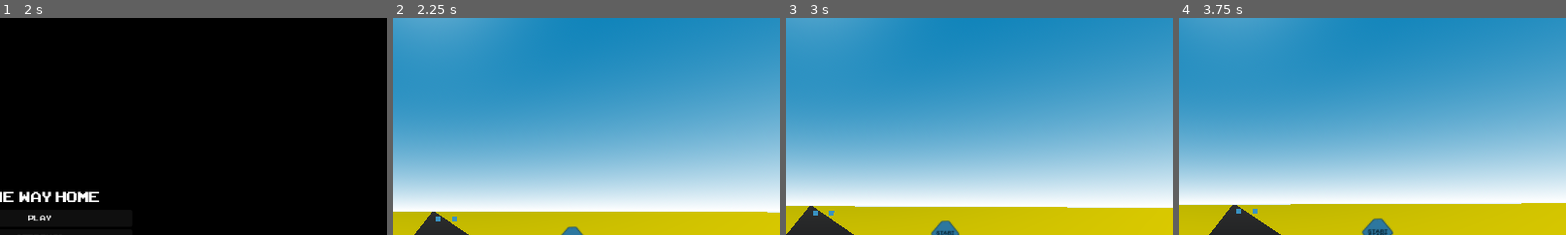
Above: before the commit, frames 1-4 (left to right).
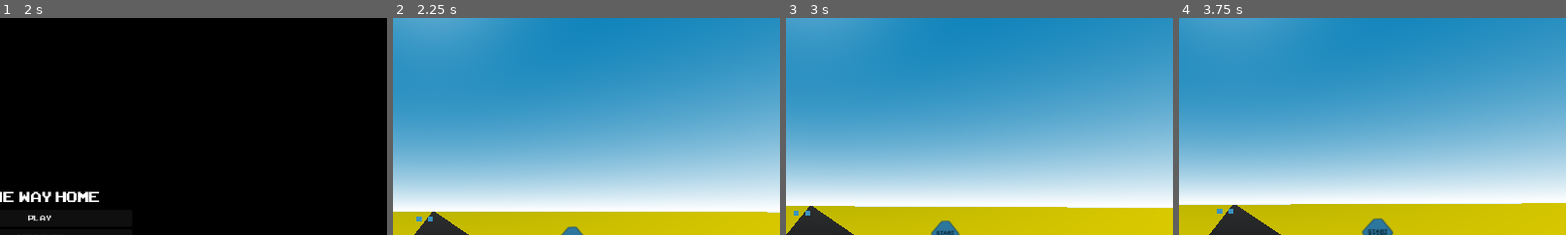
Above: after the commit, the same moments.

Repository: VHSDIR/thewayhome
Game: Godot game, scene res://scenes/menu/main_menu.tscn
The game is run twice, just before and just after one commit, with the same random seed, the same clock (stepped at 60 frames per second) and the same inputs.
Inputs (mouse positions are % of the whole screen's width and height, from its top left):
- Up to frame 1 (2 s): click "Settings" at 0.5 s; click "Go Back" at 1.25 s
- Up to frame 2 (2.25 s): click "Play" at 2 s
- Up to frame 3 (3 s): tap Enter at 2.75 s; move the mouse to (55, 50) at 2.77 s; hold D (rotate_right) from 2.78 s (still down); tap Space (horn_pressed) at 2.85 s
- Up to frame 4 (3.75 s): tap Space (horn_pressed) at 3.5 s; move the mouse to (45, 50) at 3.52 s; release D (rotate_right) at 3.53 s; hold S (move_back) from 3.53 s (still down); tap W (move_front) at 3.6 s
The pictures show only the part of the screen within x 45-95%, y 0-50%; the shares and areas given below are measured in that part.

Frame 1 is identical in both runs. In frame 2, 0.1% of the frame differs, in the area x 6-17%, y 91-94%; in frame 3, 0.1%; in frame 4, 0.1%.

Commit message:
.

Diff:
--- a/src/project.godot
+++ b/src/project.godot
@@ -35,7 +35,7 @@
 
 [gui]
 
-theme/custom="res://assets/theme/theme.tres"
+theme/custom="res://assets/resource/theme.tres"
 theme/custom_font="res://assets/font/ARCADECLASSIC.TTF"
 
 [input]
--- a/src/scenes/menu/bird_menu.tscn
+++ b/src/scenes/menu/bird_menu.tscn
@@ -1,7 +1,7 @@
 [gd_scene load_steps=4 format=3 uid="uid://bq2x7hfdw8xok"]
 
 [ext_resource type="Script" path="res://scripts/menu/bird_menu.gd" id="1_40cls"]
-[ext_resource type="Theme" uid="uid://dhi8sj1f6nnbs" path="res://assets/theme/theme.tres" id="2_rgktd"]
+[ext_resource type="Theme" uid="uid://dhi8sj1f6nnbs" path="res://assets/resource/theme.tres" id="2_rgktd"]
 [ext_resource type="AudioStream" uid="uid://c3hjwyobr3h60" path="res://assets/music/creepy bell.mp3" id="3_k2hqh"]
 
 [node name="BirdDeath" type="Control"]
--- a/src/scenes/menu/main_menu.tscn
+++ b/src/scenes/menu/main_menu.tscn
@@ -1,7 +1,7 @@
 [gd_scene load_steps=3 format=3 uid="uid://clsftf0b26r7h"]
 
 [ext_resource type="Script" path="res://scripts/menu/main_menu.gd" id="1_c1xbh"]
-[ext_resource type="Theme" uid="uid://dhi8sj1f6nnbs" path="res://assets/theme/theme.tres" id="2_xnkl2"]
+[ext_resource type="Theme" uid="uid://dhi8sj1f6nnbs" path="res://assets/resource/theme.tres" id="2_xnkl2"]
 
 [node name="MainMenu" type="Control"]
 layout_mode = 3
--- a/src/scenes/menu/pause_menu.tscn
+++ b/src/scenes/menu/pause_menu.tscn
@@ -1,7 +1,7 @@
 [gd_scene load_steps=3 format=3 uid="uid://dvblc8w4k7bli"]
 
 [ext_resource type="Script" path="res://scripts/menu/pause_menu.gd" id="1_yb3vf"]
-[ext_resource type="Theme" uid="uid://dhi8sj1f6nnbs" path="res://assets/theme/theme.tres" id="3_etyqx"]
+[ext_resource type="Theme" uid="uid://dhi8sj1f6nnbs" path="res://assets/resource/theme.tres" id="3_etyqx"]
 
 [node name="PauseMenu" type="Control"]
 layout_mode = 3
--- a/src/scenes/menu/settings_menu.tscn
+++ b/src/scenes/menu/settings_menu.tscn
@@ -1,7 +1,7 @@
 [gd_scene load_steps=3 format=3 uid="uid://dddktftjb2dnj"]
 
 [ext_resource type="Script" path="res://scripts/menu/settings_menu.gd" id="1_ujpcf"]
-[ext_resource type="Theme" uid="uid://dhi8sj1f6nnbs" path="res://assets/theme/theme.tres" id="2_jpdqh"]
+[ext_resource type="Theme" uid="uid://dhi8sj1f6nnbs" path="res://assets/resource/theme.tres" id="2_jpdqh"]
 
 [node name="SettingsMenu" type="Control"]
 layout_mode = 3
--- a/src/scenes/menu/win_menu.tscn
+++ b/src/scenes/menu/win_menu.tscn
@@ -1,7 +1,7 @@
 [gd_scene load_steps=3 format=3 uid="uid://uqm4jvaxsodf"]
 
 [ext_resource type="Script" path="res://scripts/menu/win_menu.gd" id="1_617cr"]
-[ext_resource type="Theme" uid="uid://dhi8sj1f6nnbs" path="res://assets/theme/theme.tres" id="2_w4847"]
+[ext_resource type="Theme" uid="uid://dhi8sj1f6nnbs" path="res://assets/resource/theme.tres" id="2_w4847"]
 
 [node name="WinMenu" type="Control"]
 layout_mode = 3
--- a/src/scenes/object/block.tscn
+++ b/src/scenes/object/block.tscn
@@ -1,6 +1,6 @@
 [gd_scene load_steps=4 format=3 uid="uid://d26te0gv7khjd"]
 
-[ext_resource type="Material" uid="uid://beeuqh7sycb6h" path="res://assets/material/material.tres" id="1_yac7a"]
+[ext_resource type="Material" uid="uid://beeuqh7sycb6h" path="res://assets/resource/material.tres" id="1_yac7a"]
 
 
 [sub_resource type="BoxMesh" id="BoxMesh_5x3jh"]
--- a/src/scenes/object/start_sign.tscn
+++ b/src/scenes/object/start_sign.tscn
@@ -1,6 +1,6 @@
 [gd_scene load_steps=3 format=3 uid="uid://b83dcv6fewvk8"]
 
-[ext_resource type="Material" uid="uid://bojh8008x327y" path="res://assets/material/start-sign-material.tres" id="1_y7ona"]
+[ext_resource type="Material" uid="uid://bojh8008x327y" path="res://assets/resource/start-sign-material.tres" id="1_y7ona"]
 
 [sub_resource type="QuadMesh" id="QuadMesh_qlryk"]
 
--- a/src/scenes/object/terrain.tscn
+++ b/src/scenes/object/terrain.tscn
@@ -1,7 +1,7 @@
 [gd_scene load_steps=5 format=3 uid="uid://d2754k6brsb7x"]
 
-[ext_resource type="Material" uid="uid://btl54uqviqbdw" path="res://assets/material/terrain.tres" id="1_cmp5j"]
-[ext_resource type="Material" uid="uid://ds7jqtuyvg40c" path="res://assets/material/sand.tres" id="2_v8c2m"]
+[ext_resource type="Material" uid="uid://btl54uqviqbdw" path="res://assets/resource/terrain.tres" id="1_cmp5j"]
+[ext_resource type="Material" uid="uid://ds7jqtuyvg40c" path="res://assets/resource/sand.tres" id="2_v8c2m"]
 
 [sub_resource type="BoxMesh" id="BoxMesh_5x3jh"]
 material = ExtResource("2_v8c2m")
--- a/src/scripts/object/main.gd
+++ b/src/scripts/object/main.gd
@@ -5,7 +5,7 @@
 var OBSTACLES
 var OBSTALES_RANGE = 5
 func _ready():
-	save_game()
+	load_game()
 	NUM_OF_OBSTACLES = $Randomizer.get_child_count()
 	OBSTACLES = $Randomizer.get_children()
 	reset_obstacles()
@@ -32,7 +32,7 @@
 func save():
 	var save_dict = {
 		"resets" : 0,
-		"position" : Vector3(0,0,0)
+		"position" : $Player.position#Vector3(0,0,0)
 	}
 	return save_dict
 func save_game():
Renamed: src/assets/shader/main_menu.gdshader -> src/assets/resource/main_menu.gdshader
Renamed: src/assets/material/material.tres -> src/assets/resource/material.tres
Renamed: src/assets/material/sand.tres -> src/assets/resource/sand.tres
Renamed: src/assets/material/start-sign-material.tres -> src/assets/resource/start-sign-material.tres
Renamed: src/assets/material/terrain.tres -> src/assets/resource/terrain.tres
Renamed: src/assets/theme/theme.tres -> src/assets/resource/theme.tres
